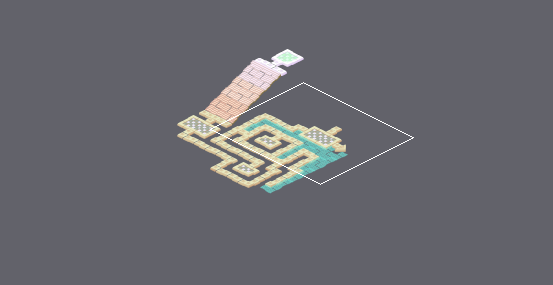
Two versions of a level (Tiled map, areas/SecretArea3.tmx). The first picture is a wide view before the edit; the outline marks the close-up.
Close-up. The starting point:
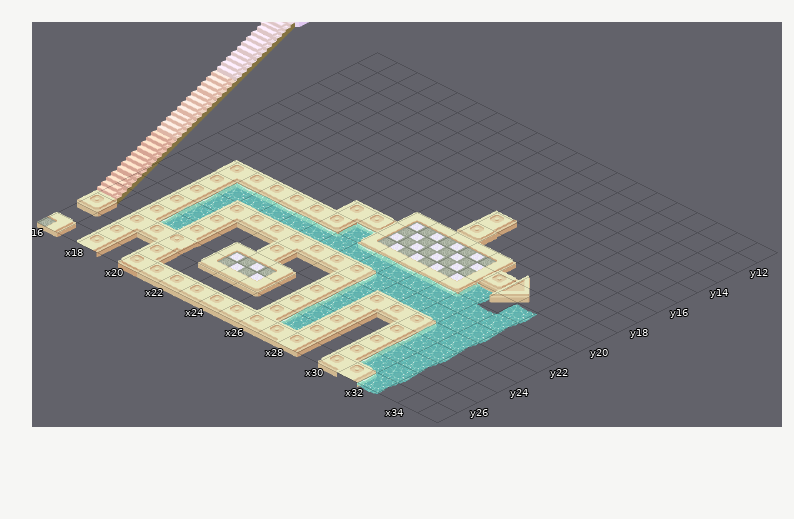
Cells are 64x32 px. Isometric: x runs down to the right, y down to the left. Shown: x 16..35, y 11..27. The commit also changed other parts of the map, which this record leaves out.
The same view after the edit:
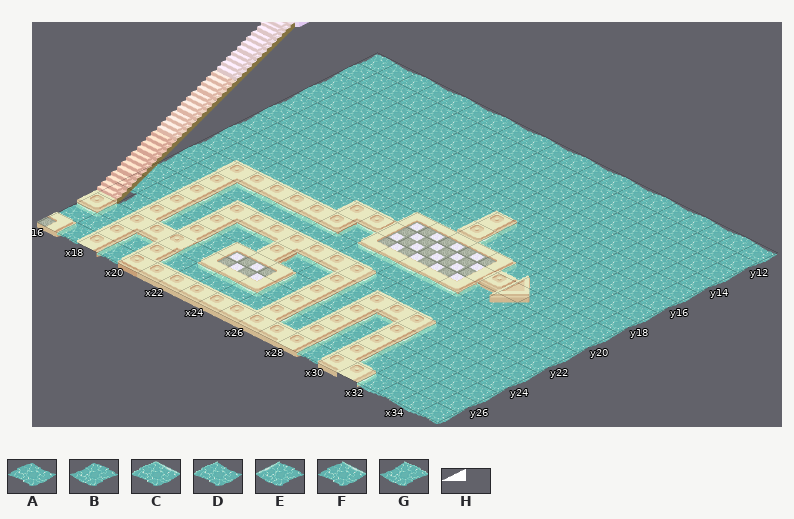
Key: from "WaterTilesV2": A 0, B 1, C 9, D 18, E 19, F 27, G 28; from "generic-arrow": H 1 "Arrow".
_ is an empty cell.
Tiles replaced or removed in this view: H.
What changed:
Changed rows in their new state; . is an unchanged cell.
Layer "Tile Layer 1":
first column x 16:
11 BABABABABABABABABABA
12 ABABABABABABABABABAB
13 BABABABABABABABABABA
14 ABABABABABABABABABAB
15 BABABABABABABABABABA
16 ABABABABABA.DBABABAB
17 BABABABABAB.EABABABA
18 ABABABABA.....DBABAB
19 BABABAB........ABABA
20 AB.............B.BAB
21 BA...............ABA
22 AB...............BAB
23 BA...CG.GF.......ABA
24 .B...E...E...E...BAB
25 .D...D...D...D...ABA
26 FB.E.EFGFB...E...BAB
27 .D.D.........D...ABA
